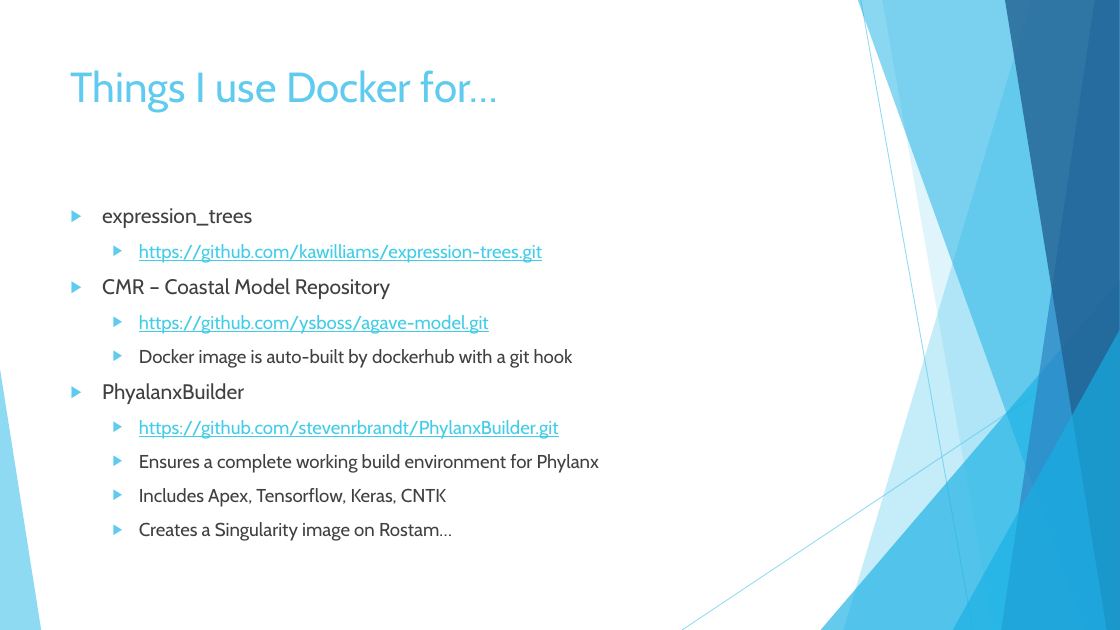
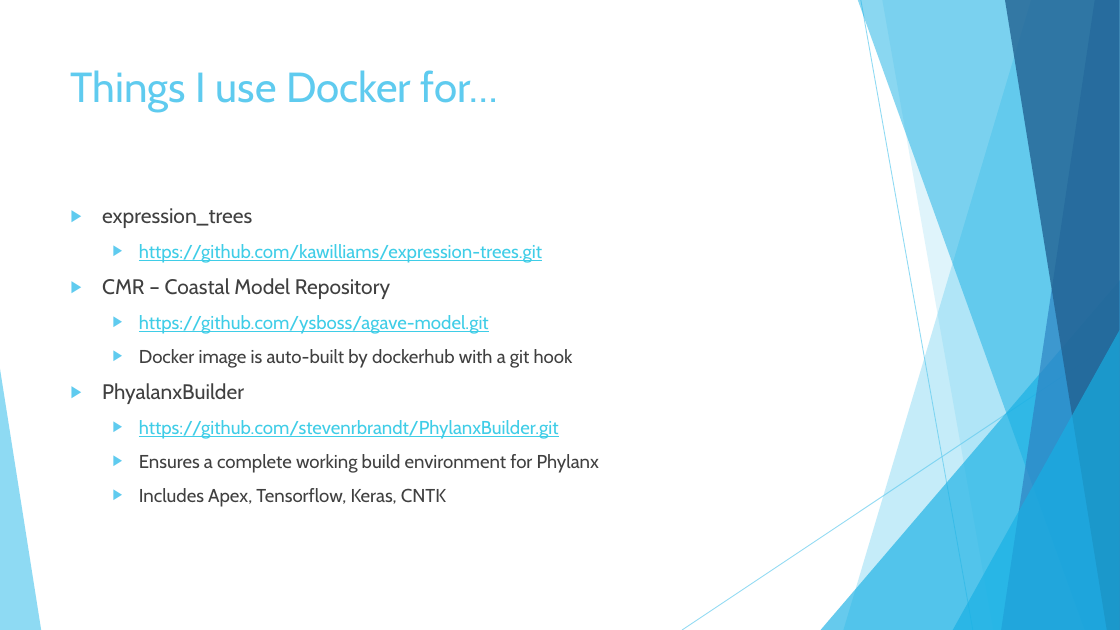
Before and after one commit to kmoham6/containertalk, a slide deck: slide 18 of TheContainerTalk.pptx. Drawn at 1120x630 pixels with LibreOffice and Linux fonts; fonts in the diff are those of the drawing. Boxes give left, top, right and bottom in pixels: in the first picture for what was removed or moved away, otherwise in the second. Text is boxed around its words. In the diff, an @@ line names an element or a change of style, - is before the commit and + after.

```diff
--- a/TheContainerTalk.pptx
+++ b/TheContainerTalk.pptx
@@ text at [139,522,452,541]: paragraph removed @@
-  ▶ Creates a Singularity image on Rostam…
```
Also in this commit, not shown: 1 slide added.
